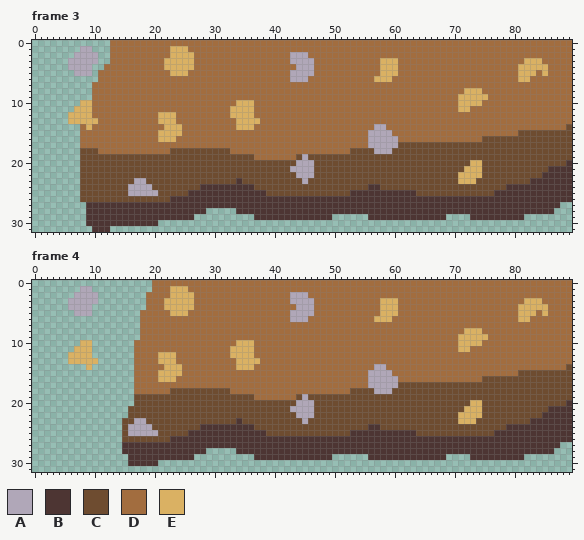
Two versions of one pixel-art file, assets/perry_run/starting_platform.aseprite. The picture above is the old version.
90x32 pixels, 16 frames. Shown: frame 3, frame 4. The commit also changed other frames, which this record leaves out.
Visible layers, top first: "Layer 4", "Layer 1", "Layer 2", "Layer 3".
Palette (. is transparent): A #b0a7b8  B #4d3533  C #6e4c30  D #a26d3f  E #dab163
Pixels before, frame 3 (only the part around the change), first column x 0:
 0 .............DDDDDDDDDDDD
 1 ........AA...DDDDDDDDDDEE
 2 .......AAAA..DDDDDDDDDDEE
 3 ......AAAAA..DDDDDDDDDEEE
 4 ......AAAA..DDDDDDDDDDEEE
 5 .......AAA.DDDDDDDDDDDDEE
 6 ...........DDDDDDDDDDDDDD
 7 ..........DDDDDDDDDDDDDDD
 8 ..........DDDDDDDDDDDDDDD
 9 ..........DDDDDDDDDDDDDDD
10 ........EEDDDDDDDDDDDDDDD
11 .......EEEDDDDDDDDDDDDDDD
12 ......EEEEDDDDDDDDDDDEEED
13 ......EEEEEDDDDDDDDDDEEED
14 ........DEDDDDDDDDDDDDEEE
15 ........DDDDDDDDDDDDDEEEE
16 ........DDDDDDDDDDDDDEEED
17 ........DDDDDDDDDDDDDDDDD
18 ........CCCDDDDDDDDDDDDCC
19 ........CCCCCCCCCCCCCCCCC
20 ........CCCCCCCCCCCCCCCCC
21 ........CCCCCCCCCCCCCCCCC
22 ........CCCCCCCCCCCCCCCCC
23 ........CCCCCCCCCAACCCCCC
24 ........CCCCCCCCAAAACCCCC
25 ........CCCCCCCCAAAAACCCC
26 ........CCCCCCCCCCCCCCCBB
27 .........BBBBBBBBBBBBBBBB
28 .........BBBBBBBBBBBBBBBB
29 .........BBBBBBBBBBBBBBBB
30 .........BBBBBBBBBBBB....
31 ..........BBB............
Pixels before, frame 4 (only the part around the change), first column x 0:
 0 ....................DDD
 1 ........AA..........DDD
 2 .......AAAA........DDDD
 3 ......AAAAA........DDDE
 4 ......AAAA.........DDDE
 5 .......AAA........DDDDD
 6 ..................DDDDD
 7 ..................DDDDD
 8 ..................DDDDD
 9 ..................DDDDD
10 ........EE.......DDDDDD
11 .......EEE.......DDDDDD
12 ......EEEE.......DDDDEE
13 ......EEEEE......DDDDEE
14 .........E.......DDDDDE
15 .................DDDDEE
16 .................DDDDEE
17 .................DDDDDD
18 .................DDDDDD
19 .................CCCCCC
20 .................CCCCCC
21 ................CCCCCCC
22 ................CCCCCCC
23 ...............CCAACCCC
24 ...............CAAAACCC
25 ...............CAAAAACC
26 ...............CCCCCCCC
27 ...............BBBBBBBB
28 ...............BBBBBBBB
29 ................BBBBBBB
30 ................BBBBB..
31 .......................
New version:
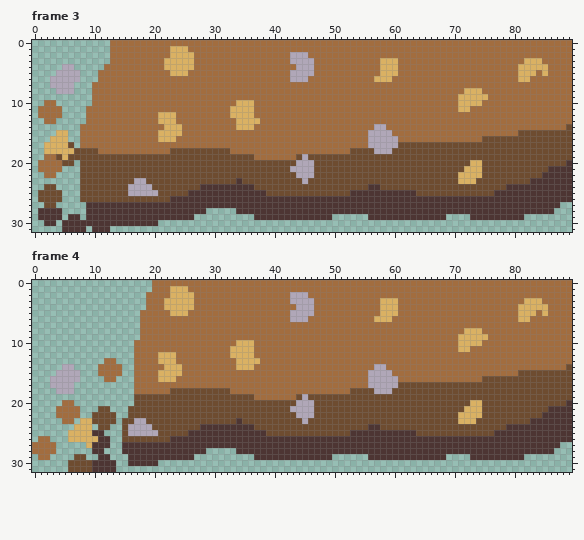
Difference:
Changed rows in their new state; - is an unchanged pixel.
Frame 3:
first column x 1:
 1 -------..-
 2 ------....
 3 -----.....
 4 ----A-...-
 5 ---AAA-..-
 6 --AAAAA---
 7 --AAAA----
 8 ---AAA----
10 -DD----..-
11 DDDD--..D-
12 DDDD-...D-
13 -DD--...DD
14 --------D-
15 ---EE-----
16 --EEE-----
17 -EEEEC----
18 -EEEEEC---
19 -DDCECC---
20 DDDDCC----
21 DDDD------
22 -DD-------
24 -CC-------
25 CCCC------
26 CCCC------
27 -CC-------
28 BBBB------
29 BBBB-BB---
30 -BB-BBBB--
31 ----BBBB--
Frame 4:
first column x 6:
 1 --..-
 2 -....
 3 .....
 4 ....-
 5 -...-
first column x 0:
10 --------..-----
11 -------...-----
12 ------....-----
13 ------.....-DD-
14 -----AA--.-DDDD
15 ----AAAA---DDDD
16 ---AAAAA----DD-
17 ---AAAA--------
18 ----AAA--------
20 -----DD--------
21 ----DDDD---CC--
22 ----DDDD--CCCC-
23 -----DD-EECCCC-
24 -------EEE-CC--
25 ------EEEEBB---
26 -DD---EEEEEBB--
27 DDDD-----EBBB--
28 DDDD------BB---
29 -DD----CC--BB--
30 ------CCCCBBBB-
31 ------CCCCBBBB-
